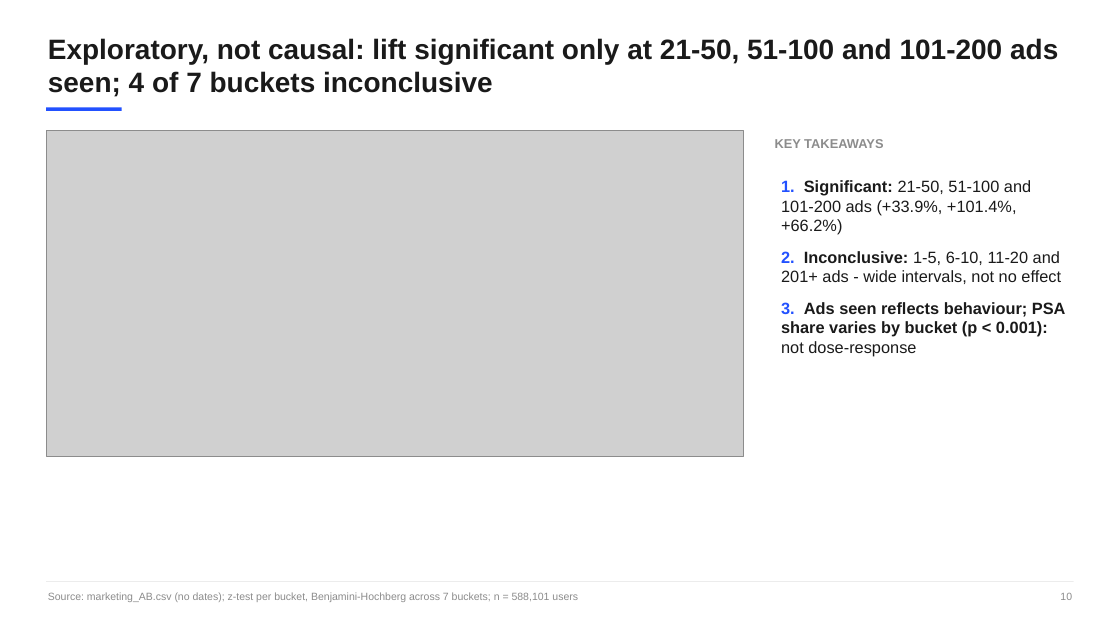
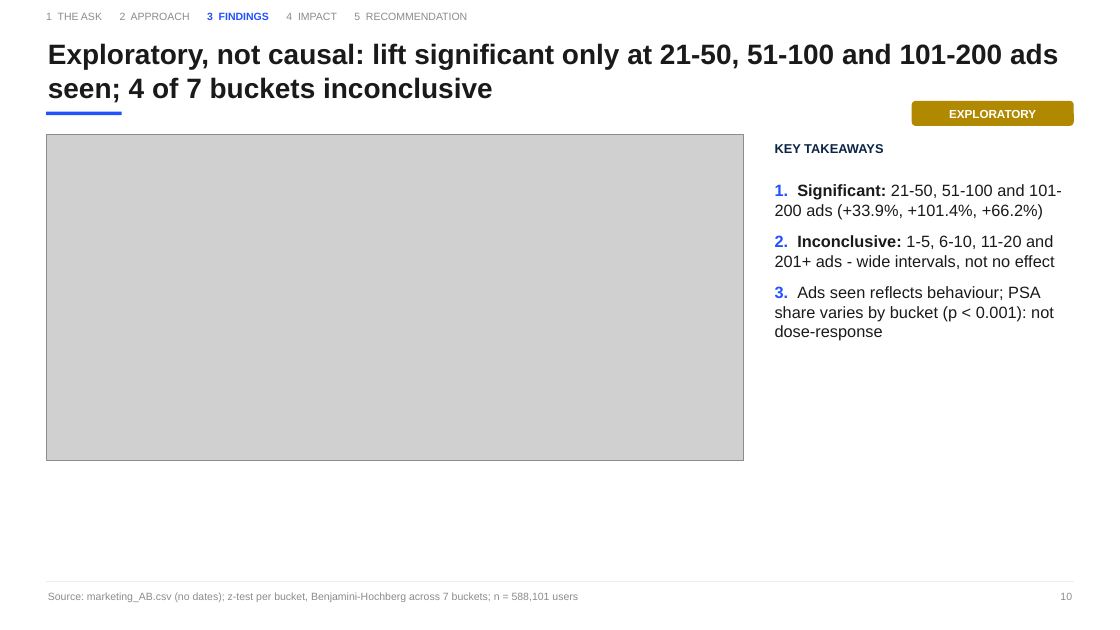
Before and after one commit to rohittiwari001/A-B-Testing-using-Claude-Code, a slide deck: slide 10 of runs/2026-10-01_marketing-ads/deck.pptx. Drawn at 1120x630 pixels with LibreOffice and Linux fonts; fonts in the diff are those of the drawing; grey boxes stand for pictures. Boxes give left, top, right and bottom in pixels: in the first picture for what was removed or moved away, otherwise in the second. Text is boxed around its words. In the diff, an @@ line names an element or a change of style, - is before the commit and + after.

```diff
--- a/runs/2026-10-01_marketing-ads/deck.pptx
+++ b/runs/2026-10-01_marketing-ads/deck.pptx
@@ text added at (x1=46, y1=12, x2=467, y2=20), 9 pt, text #8C8C8C @@
+1 THE ASK 2 APPROACH 3 FINDINGS 4 IMPACT 5 RECOMMENDATION
@@ 1 picture, 1 text, 1 rectangle moved together from (x1=46, y1=38, x2=1058, y2=456) to (x1=46, y1=43, x2=1058, y2=460) @@
@@ rounded rectangle added at (x1=912, y1=101, x2=1074, y2=126), fill #B08900, 10 pt, text #FFFFFF, bold @@
+EXPLORATORY
@@ text "KEY TAKEAWAYS" at (x1=775, y1=144, x2=883, y2=153): text colour #8C8C8C to #0B2545 @@
@@ text at (x1=775, y1=286, x2=1054, y2=341): bold off in "Ads seen reflects behaviour; PSA share varies ..." @@
```
Also in this commit, not shown: 12 other slides changed, 4 slides added, 1 slide removed, 2 other files.
